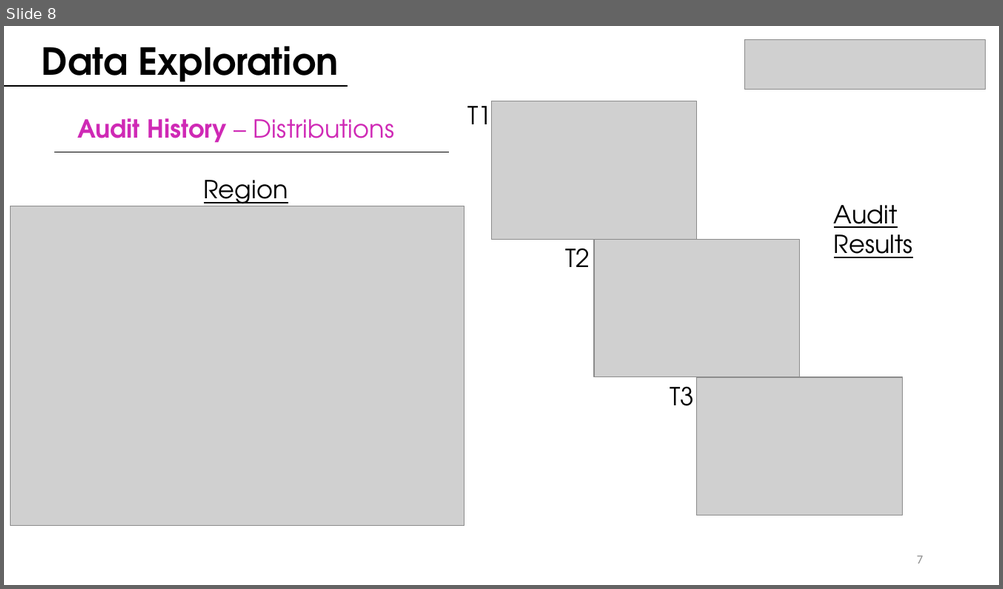
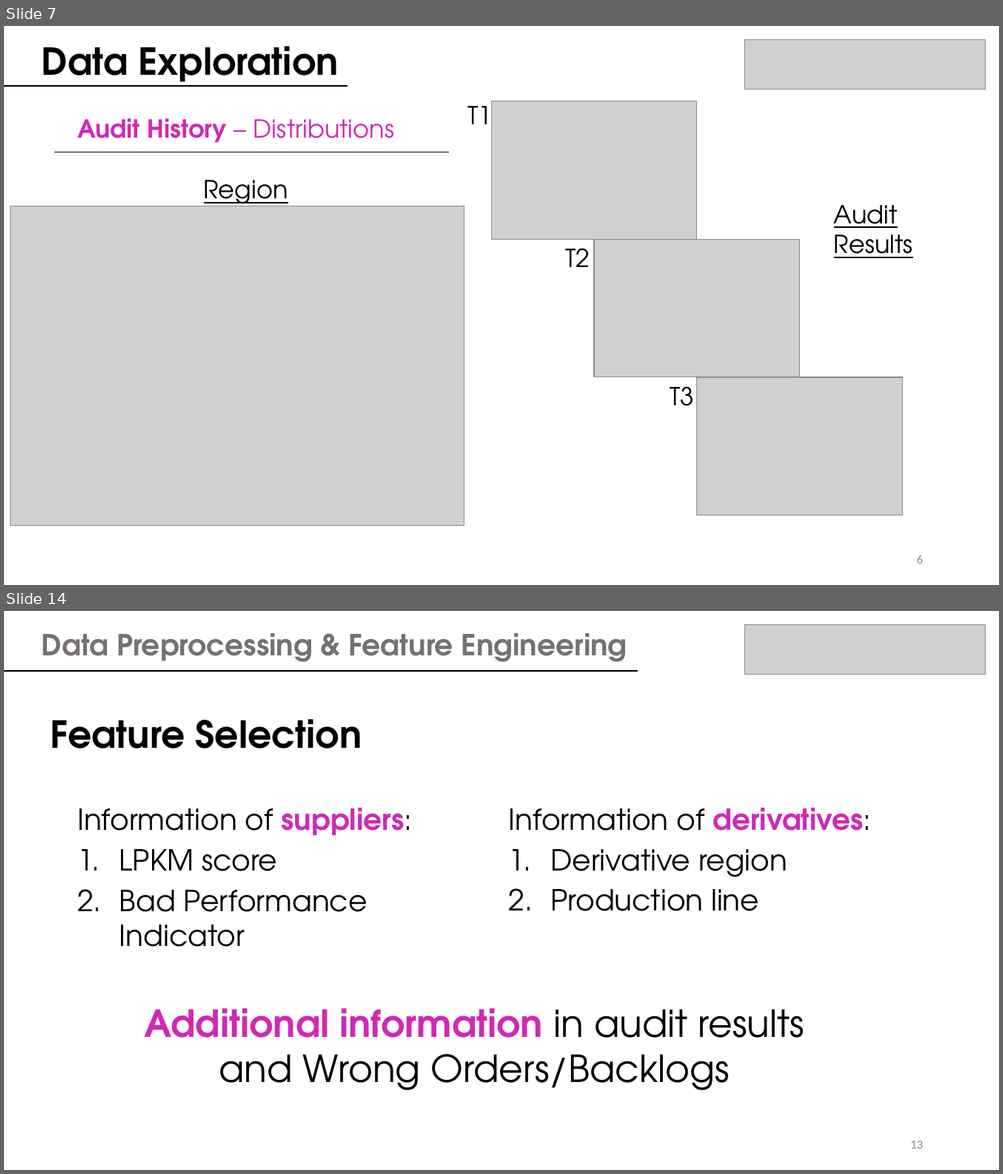
Before and after one commit to juanbeta98/DataScienceStudyCase, a slide deck: BMW ML Case Study.pptx. Shown one above the other, each under a label of ours: slide 8 before the commit, slides 7 and 14 after it; the slides between them are not shown. The pictures are 1003x589 and 1003x1174 pixels, drawn with LibreOffice and Linux fonts; fonts in the diff are those of the drawing; grey boxes stand for pictures. Boxes give left, top, right and bottom in pixels: in the first picture for what was removed or moved away, otherwise in the second. Text is boxed around its words. In the diff, an @@ line names an element or a change of style, - is before the commit and + after.

```diff
--- a/BMW ML Case Study.pptx
+++ b/BMW ML Case Study.pptx
@@ slide 14 added at [4,611,999,1170], background #FFFFFF @@
@@ picture added at [744,625,985,675] @@
@@ text added at [42,633,627,662], 28 pt, text #767171, bold @@
+Data Preprocessing & Feature Engineering
@@ line added from (4, 670) to (638, 670), #000000 0.5 pt @@
@@ line added from (4, 672) to (638, 672), #000000 0.5 pt @@
@@ text added at [51,719,362,749], 36 pt, text #000000, bold @@
+Feature Selection
@@ text added at [77,808,412,947], 28 pt, text #000000 @@
+Information of suppliers:
+1. LPKM score
+2. Bad Performance Indicator
@@ text added at [509,808,871,911], 28 pt, text #000000 @@
+Information of derivatives:
+1. Derivative region
+2. Production line
@@ text added at [144,1008,804,1091], 36 pt, text #000000 @@
+Additional information in audit results and Wrong Orders/Backlogs
@@ page number added at [910,1141,922,1149], 12 pt, text #8C8C8C @@
+13
@@ what was slide 8 is now slide 7 @@
@@ page number at [916,556,922,564]: text changed @@
-7
+6
```
Also in this commit, not shown: 14 slides changed, 9 other slides added, 3 slides removed, 4 other files.
